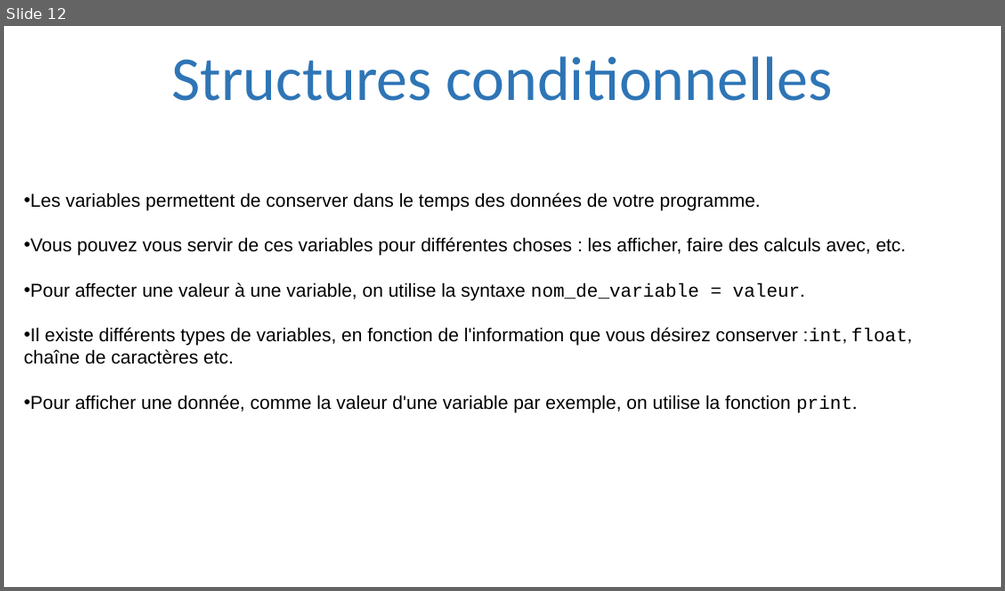
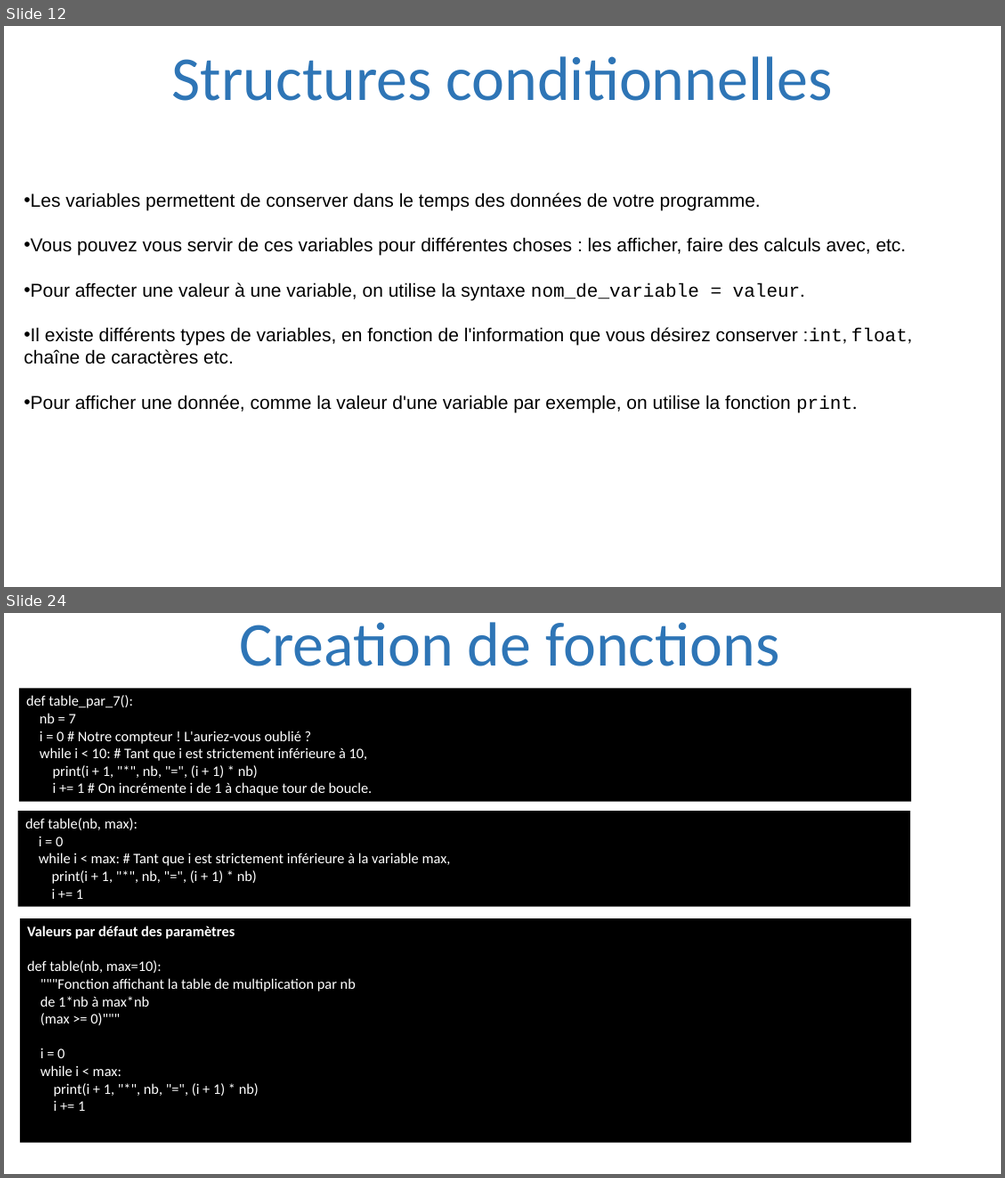
Before and after one commit to julienPalleau/PythonDoc, a slide deck: Python-resume.pptx. Shown one above the other, each under a label of ours: slide 12 before the commit, slides 12 and 24 after it; the slides between them are not shown. The pictures are 1005x591 and 1005x1178 pixels, drawn with LibreOffice and Linux fonts; fonts in the diff are those of the drawing. Boxes give left, top, right and bottom in pixels: in the first picture for what was removed or moved away, otherwise in the second. Text is boxed around its words. In the diff, an @@ line names an element or a change of style, - is before the commit and + after.

Commit message:
added fonctions

```diff
--- a/Python-resume.pptx
+++ b/Python-resume.pptx
@@ slide 24 added at [4, 613, 1001, 1174], background #FFFFFF @@
@@ title added at [239, 622, 779, 666], 60 pt, text #2E75B6 @@
+Creation de fonctions
@@ rectangle added at [19, 688, 911, 801], fill #000000, 14 pt, text #FFFFFF @@
+def table_par_7():
+nb = 7
+i = 0 # Notre compteur ! L'auriez-vous oublié ?
+while i < 10: # Tant que i est strictement inférieure à 10,
+print(i + 1, "*", nb, "=", (i + 1) * nb)
+i += 1 # On incrémente i de 1 à chaque tour de boucle.
@@ rectangle added at [18, 811, 910, 906], fill #000000, 14 pt, text #FFFFFF @@
+def table(nb, max):
+i = 0
+while i < max: # Tant que i est strictement inférieure à la variable max,
+print(i + 1, "*", nb, "=", (i + 1) * nb)
+i += 1
@@ rectangle added at [20, 919, 911, 1143], fill #000000, 14 pt, text #FFFFFF @@
+Valeurs par défaut des paramètres
+def table(nb, max=10):
+"""Fonction affichant la table de multiplication par nb
+de 1*nb à max*nb
+(max >= 0)"""
+i = 0
+while i < max:
+print(i + 1, "*", nb, "=", (i + 1) * nb)
+i += 1
```
Also in this commit, not shown: 1 slide changed, 18 other slides added.
